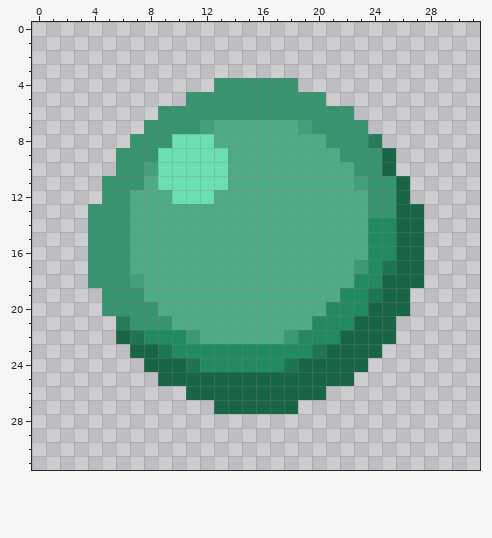
Pixel-art file: Assets/Art/force_field.aseprite. That is the earlier state.
32x32 pixels, 1 frame.
Once edited:
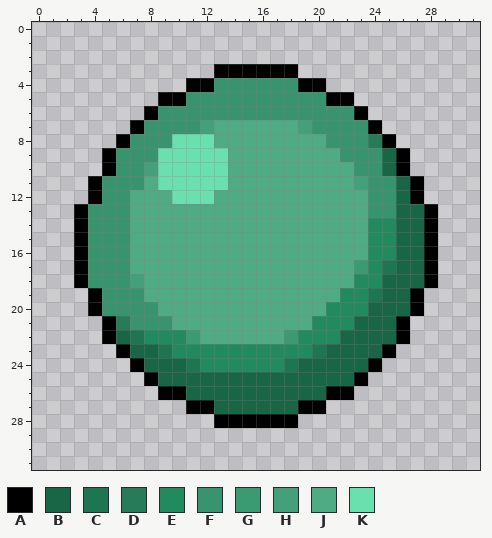
Palette (. is transparent): A #000000  B #196646  C #1d7651  D #277b59  E #228a5f  F #37946e  G #3a9b72  H #44a07a  J #4fab84  K #69e0ad
The edit:
y 3: x 13..18 ...... -> AAAAAA
y 4: x 11..12 .. -> AA; x 19..20 .. -> AA
y 5: x 9..10 .. -> AA; x 21..22 .. -> AA
y 6: x 8 . -> A; x 23 . -> A
y 7: x 7 . -> A; x 24 . -> A
y 8: x 6 . -> A; x 25 . -> A
y 9..10: x 5 . -> A; x 26 . -> A
y 11..12: x 4 . -> A; x 27 . -> A
y 13..18: x 3 . -> A; x 28 . -> A
y 19..20: x 4 . -> A; x 27 . -> A
y 21..22: x 5 . -> A; x 26 . -> A
y 23: x 6 . -> A; x 25 . -> A
y 24: x 7 . -> A; x 24 . -> A
y 25: x 8 . -> A; x 23 . -> A
y 26: x 9..10 .. -> AA; x 21..22 .. -> AA
y 27: x 11..12 .. -> AA; x 19..20 .. -> AA
y 28: x 13..18 ...... -> AAAAAA
